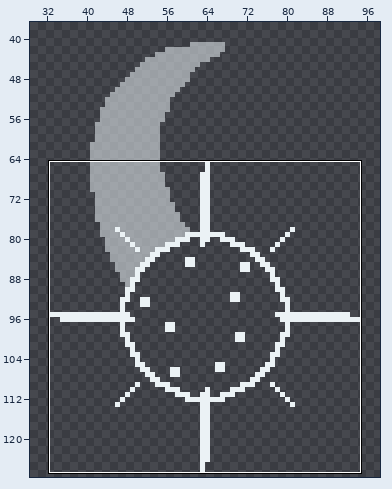
Pixel-art file -- Assets/Sprites/Player/Zephyr/Heavy Blow/Heavy Blow.aseprite. Above, an overview of the earlier version with the close-up marked.
Close-up. Before:
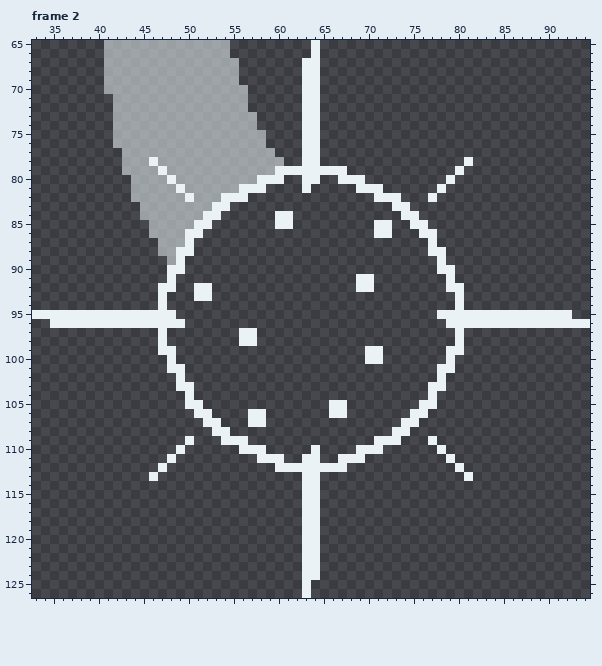
128x128 pixels, 3 frames. Colours within 5 levels of each other are drawn and written as one. Shown: frame 2: x 33..94, y 65..126. The wide view leaves out empty margins. The commit also changed other frames or places, which this record leaves out.
New version:
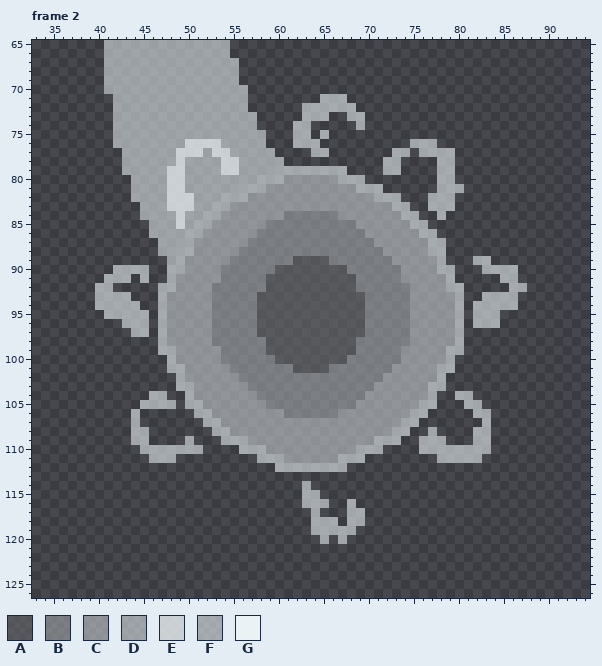
Palette (. is transparent): A #64676995  B #a2a6a895  C #c6cccf95  D #dfe6e995  E #e7eef1d3  F #ebf2f595  G #ebf2f5
Difference:
layer "Main" now hidden
layer "Layer 1" added
layer "Fx" added
Changed rows in their new state; - is an unchanged pixel.
Frame 2:
first column x 33:
 65 -------------------------------.------------------------------
 66 -------------------------------.------------------------------
 67 ------------------------------..------------------------------
 68 ------------------------------..------------------------------
 69 ------------------------------..------------------------------
 70 ------------------------------..------------------------------
 71 ------------------------------..FFF---------------------------
 72 ------------------------------FFFFFF--------------------------
 73 ------------------------------FFF--FF-------------------------
 74 -----------------------------FF.----F-------------------------
 75 -----------------------------FF.F-----------------------------
 76 -----------------EEEE--------FFF----------FFF-----------------
 77 ----------------EEE-EE--------.FF-------FF-FFFF---------------
 78 -------------D--E----EE-------..-------FF----FF-.-------------
 79 --------------DEE----EE----FFFFFFFF----FF----FF.--------------
 80 ---------------EE--------FFFCCCCCCFFF--------FF---------------
 81 ---------------EE------FFFCCCCCCCCCCFFF------FFF--------------
 82 ---------------EEE---FFFCCCCCCCCCCCCCCFFF---FFF---------------
 83 ---------------EEE--FFCCCCCCCCCCCCCCCCCCFF--FFF---------------
 84 ----------------E--FFCCCCCCCBBBBBBCCCCCCCFF--F----------------
 85 ----------------E-FFCCCCCCBBBBBBBBBBCCCCCCFF------------------
 86 -----------------FFCCCCCCBBBBBBBBBBBBCCCCCCFF-----------------
 87 -----------------FCCCCCCBBBBBBBBBBBBBBCCCCCCFF----------------
 88 ----------------FFCCCCCBBBBBBBBBBBBBBBBCCCCCFF----------------
 89 ----------------FCCCCCBBBBBBBAAAABBBBBBBCCCCCF---FF-----------
 90 ---------FFFF--FFCCCCBBBBBBAAAAAAAABBBBBBCCCCFF---FFFF--------
 91 --------FFF-F--FCCCCCBBBBBAAAAAAAAAABBBBBCCCCCF-----FF--------
 92 -------FF-----FFCCCCBBBBBBAAAAAAAAAABBBBBBCCCCFF-----FF-------
 93 -------FFFF---FCCCCCBBBBBAAAAAAAAAAAABBBBBCCCCCF--FFFF--------
 94 -------FFFFF--FCCCCCBBBBBAAAAAAAAAAAABBBBBCCCCCF-FFFFF--------
 95 ........FFFFF.FCCCCCBBBBBAAAAAAAAAAAABBBBBCCCCCF.FFF........--
 96 --........FFF.FCCCCCBBBBBAAAAAAAAAAAABBBBBCCCCCF.FFF..........
 97 -----------FF-FCCCCCBBBBBAAAAAAAAAAAABBBBBCCCCCF--------------
 98 --------------FCCCCCBBBBBBAAAAAAAAAABBBBBBCCCCCF--------------
 99 --------------FFCCCCCBBBBBAAAAAAAAAABBBBBCCCCCFF--------------
100 ---------------FCCCCCBBBBBBAAAAAAAABBBBBBCCCCCF---------------
101 ---------------FFCCCCCBBBBBBBAAAABBBBBBBCCCCCFF---------------
102 ----------------FCCCCCCBBBBBBBBBBBBBBBBCCCCCCF----------------
103 ----------------FFCCCCCCBBBBBBBBBBBBBBCCCCCCFF----------------
104 -------------FF--FCCCCCCCBBBBBBBBBBBBCCCCCCCF--FF-------------
105 ------------FFFF-FFCCCCCCCBBBBBBBBBBCCCCCCCFF---FF------------
106 -----------F------FFCCCCCCCCBBBBBBCCCCCCCCFF-----FF-----------
107 -----------F-------FFCCCCCCCCCCCCCCCCCCCCFF-------F-----------
108 -----------FF-------FFCCCCCCCCCCCCCCCCCCFF--F----FF-----------
109 -----------FF----F---FFFCCCCCCCCCCCCCCFFF--FFF---FF-----------
110 ------------FFFFFFF----FFFCCCCCCCCCCFFF----FFFFFFFF-----------
111 -------------FFF---------FFFCCCCCCFFF--------FFFFF------------
112 --------------.------------FFFFFFFF------------.--------------
113 -------------.----------------..----------------.-------------
114 ------------------------------F.------------------------------
115 ------------------------------FF------------------------------
116 ------------------------------FFF--F--------------------------
117 ------------------------------.F---FF-------------------------
118 ------------------------------.FFF-FF-------------------------
119 ------------------------------.FFFFF--------------------------
120 ------------------------------..F-F---------------------------
121 ------------------------------..------------------------------
122 ------------------------------..------------------------------
123 ------------------------------..------------------------------
124 ------------------------------..------------------------------
125 ------------------------------.-------------------------------
126 ------------------------------.-------------------------------
Where, in picture pixels (left, top, right, bottom), the same in both close-ups:
changed: (32, 40, 590, 598)
